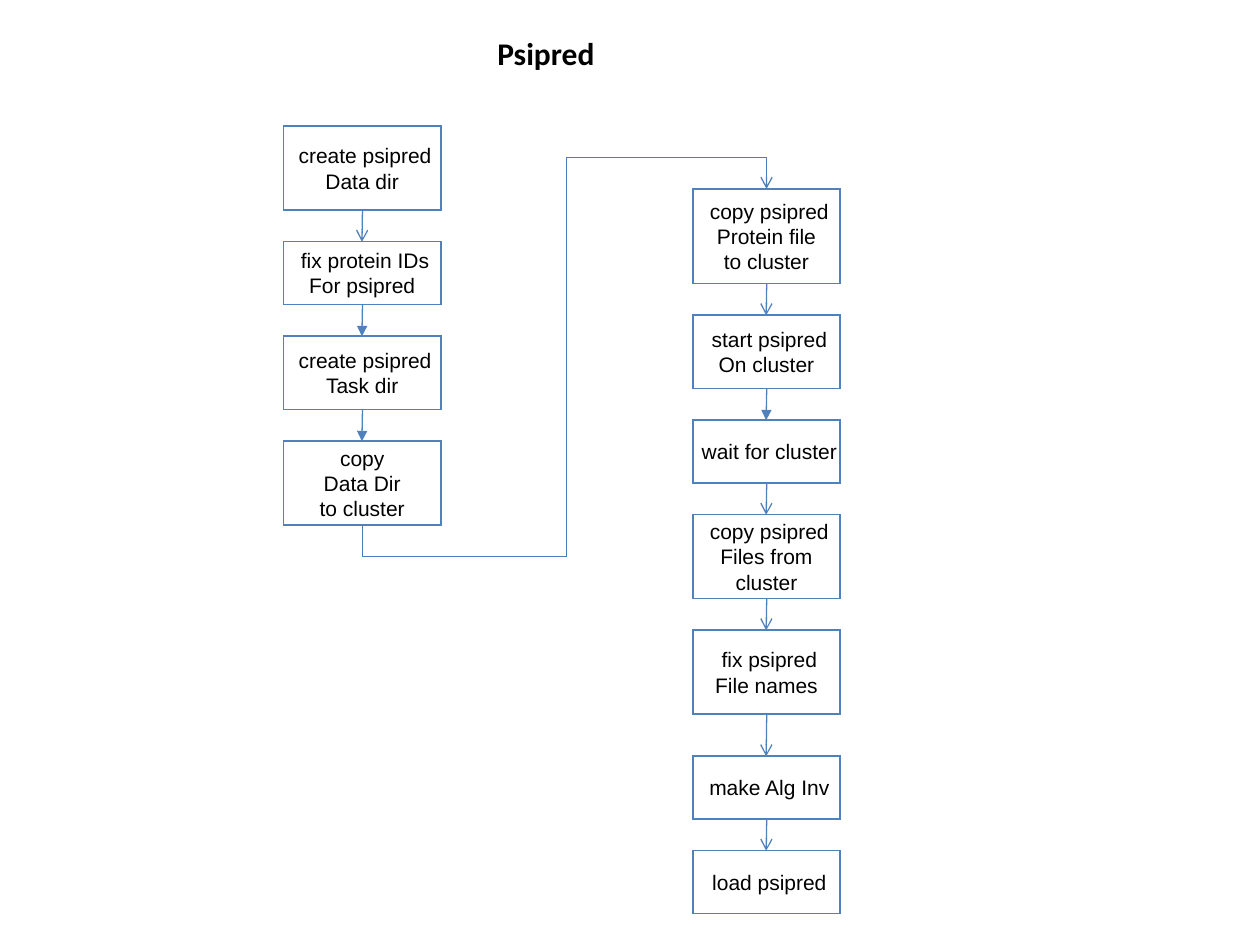
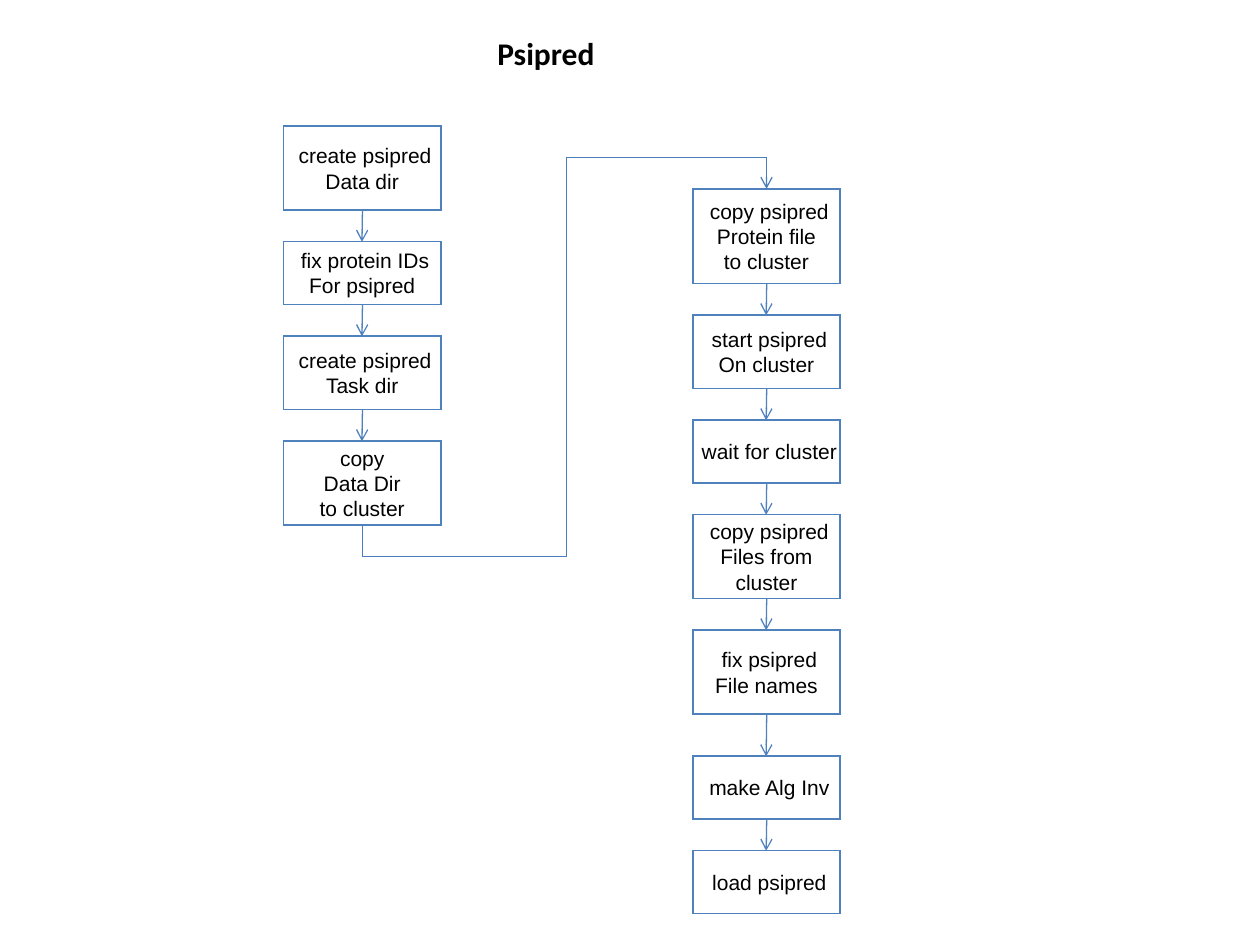
Before and after one commit to VEuPathDB/ApiCommonData, a slide deck: slide 7 of Load/doc/workflow/AnalysisWorkflow.ppt. Drawn at 1260x945 pixels with LibreOffice and Linux fonts; fonts in the diff are those of the drawing. Boxes give left, top, right and bottom in pixels: in the first picture for what was removed or moved away, otherwise in the second. Text is boxed around its words. In the diff, an @@ line names an element or a change of style, - is before the commit and + after.

```diff
--- a/Load/doc/workflow/AnalysisWorkflow.ppt
+++ b/Load/doc/workflow/AnalysisWorkflow.ppt
@@ arrow (363, 305) - (362, 336): arrowheads changed @@
@@ arrow (767, 388) - (766, 421): arrowheads changed @@
@@ arrow (363, 410) - (362, 441): arrowheads changed @@
```
Also in this commit, not shown: 3 other slides changed, 4 other files.
